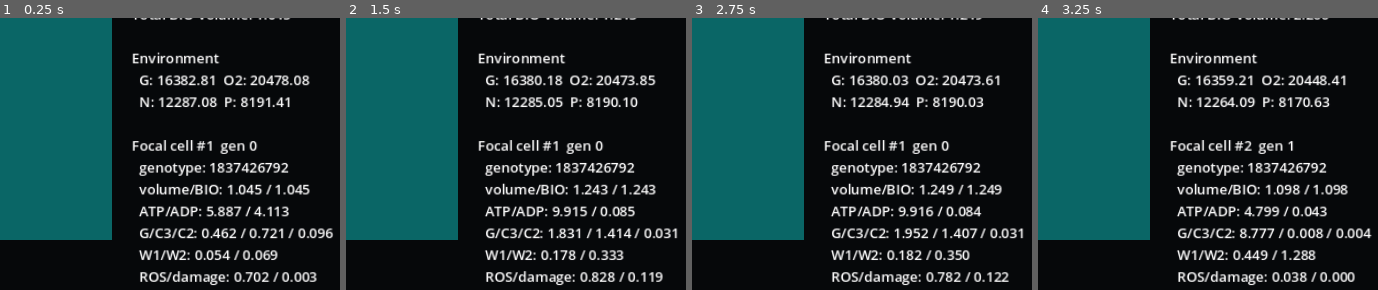
Above: before the commit, frames 1-4 (left to right).
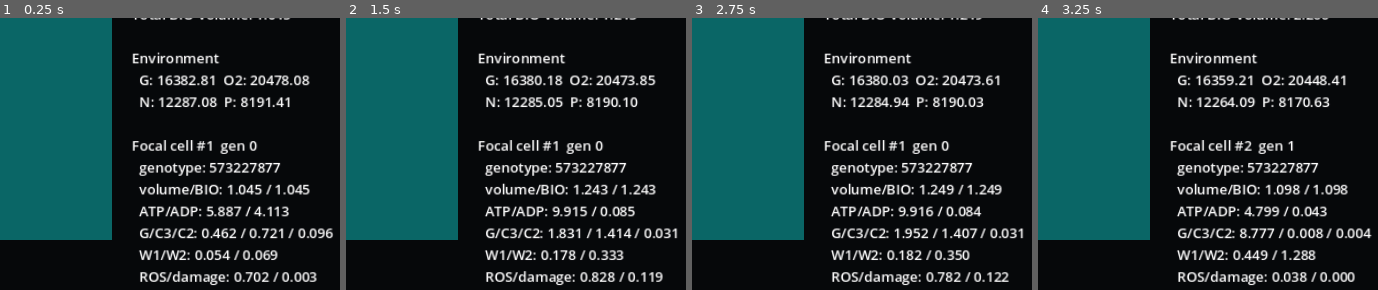
Above: after the commit, the same moments.

Repository: Feynman26/Microverse
Game: Godot game, scene res://src/ui/main.tscn
Same seed, same stepped clock (60 frames per second), same inputs: the game is played once before the commit and once after it.
Inputs:
- Up to frame 1 (0.25 s): no input
- Up to frame 2 (1.5 s): tap Enter at 0.5 s; tap 1 at 0.6 s; tap Space at 0.77, 1.25 s; tap 2 at 1.35 s
- Up to frame 3 (2.75 s): tap Space at 1.52 s; tap Enter at 2 s; tap 3 at 2.1 s
- Up to frame 4 (3.25 s): tap Space at 2.75, 3.02 s; tap 4 at 2.85 s
The pictures show only the part of the screen within x 50-100%, y 50-100%; the shares and areas given below are measured in that part.

The runs differ from the first frame. In frame 1, 0.4% of the frame differs, in the area x 61-85%, y 53-57%; in frame 2, 0.4%; in frame 3, 0.4%; in frame 4, 0.4%.
Error in both runs: Invalid access to property or key 'proteome_atp_cost_per_expression_unit_per_volume' on a base object of type 'RefCounted (SimConfig)'. (res://src/biology/cell…

Commit message:
feat: seed ancestral regulatory network motifs

Diff:
--- a/src/genetics/genome.gd
+++ b/src/genetics/genome.gd
@@ -12,23 +12,25 @@
 	validate()
 
 static func create_ancestor():
-	# The M3 ancestor is intentionally molecularly abstract. These signatures do
-	# not yet encode physiological function; M4 maps protein signatures onto a
-	# validated reaction-affinity landscape. Promoters/signatures are therefore
-	# heritable substrate, not direct phenotype knobs in this milestone.
+	# M5 assigns each promoter a regulatory motif. The motifs form a sparse ring
+	# through existing protein signatures rather than named biological pathways:
+	# each target can be influenced by a protein from another locus if that
+	# protein is present. Because protein-signature high bit also determines
+	# regulatory sign, the same sequence can carry catalytic and regulatory
+	# pleiotropy and both properties remain mutable.
 	var ancestor_genes: Array = [
-		GeneScript.new(1, 6200, 0x1357, 101),
-		GeneScript.new(2, 5400, 0x2468, 102),
-		GeneScript.new(3, 7100, 0x369C, 103),
-		GeneScript.new(4, 4800, 0x48AD, 104),
-		GeneScript.new(5, 3900, 0x5ACE, 105),
-		GeneScript.new(6, 6600, 0x6BDF, 106),
-		GeneScript.new(7, 5700, 0x7CE1, 107),
-		GeneScript.new(8, 4500, 0x8DF2, 108),
-		GeneScript.new(9, 5200, 0x9E03, 109),
-		GeneScript.new(10, 6000, 0xAF14, 110),
-		GeneScript.new(11, 4300, 0xB025, 111),
-		GeneScript.new(12, 5000, 0xC136, 112)
+		GeneScript.new(1, 6200, 0x1357, 101, 0xC136),
+		GeneScript.new(2, 5400, 0x2468, 102, 0x1357),
+		GeneScript.new(3, 7100, 0x369C, 103, 0x2468),
+		GeneScript.new(4, 4800, 0x48AD, 104, 0x369C),
+		GeneScript.new(5, 3900, 0x5ACE, 105, 0x48AD),
+		GeneScript.new(6, 6600, 0x6BDF, 106, 0x5ACE),
+		GeneScript.new(7, 5700, 0x7CE1, 107, 0x6BDF),
+		GeneScript.new(8, 4500, 0x8DF2, 108, 0x7CE1),
+		GeneScript.new(9, 5200, 0x9E03, 109, 0x8DF2),
+		GeneScript.new(10, 6000, 0xAF14, 110, 0x9E03),
+		GeneScript.new(11, 4300, 0xB025, 111, 0xAF14),
+		GeneScript.new(12, 5000, 0xC136, 112, 0xB025)
 	]
 	return Genome.new(ancestor_genes)
 
@@ -57,14 +59,12 @@
 		parts.append(gene.canonical_key())
 	return "|".join(parts)
 
-# Deliberately simple deterministic rolling fingerprint. It is an identity aid,
-# not a cryptographic hash. The canonical key remains the collision-resolving
-# representation for exact genotype comparisons.
 func fingerprint() -> int:
 	var value: int = 104729
 	for gene in genes:
 		value = int((value * 131 + int(gene.locus_id) * 17 + int(gene.promoter_code)) % FINGERPRINT_MODULUS)
 		value = int((value * 131 + int(gene.protein_signature)) % FINGERPRINT_MODULUS)
+		value = int((value * 131 + int(gene.regulatory_signature)) % FINGERPRINT_MODULUS)
 		value = int((value * 131 + int(gene.neutral_marker % 1000003)) % FINGERPRINT_MODULUS)
 	return value
 
